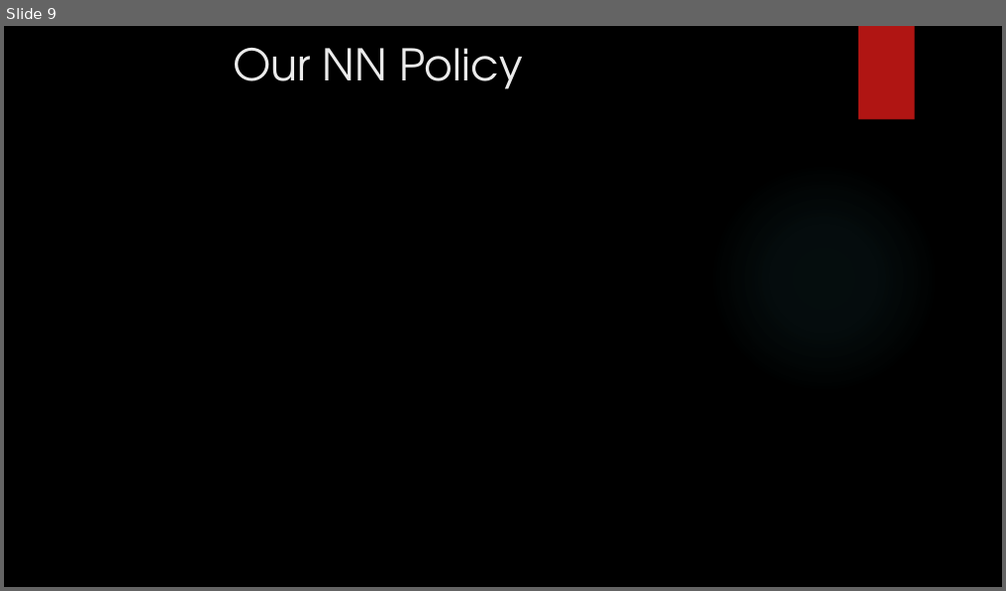
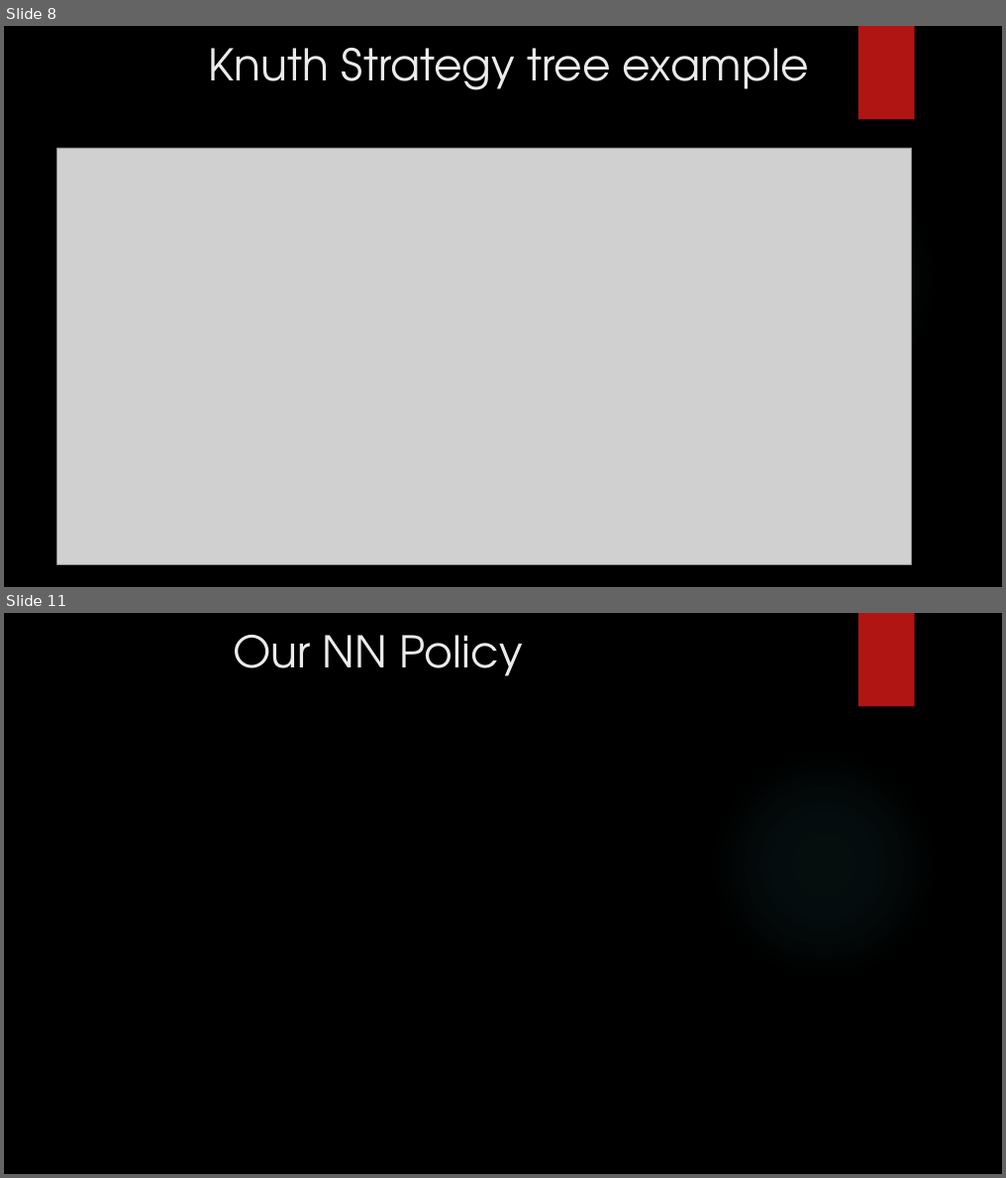
Before and after one commit to gilsh2/final_ai_project, a slide deck: ai_final_project_mastermind.pptx. Shown one above the other, each under a label of ours: slide 9 before the commit, slides 8 and 11 after it; the slides between them are not shown. The pictures are 1006x591 and 1006x1178 pixels, drawn with LibreOffice and Linux fonts; fonts in the diff are those of the drawing; grey boxes stand for pictures; background and template pictures are left out. Boxes give left, top, right and bottom in pixels: in the first picture for what was removed or moved away, otherwise in the second. Text is boxed around its words. In the diff, an @@ line names an element or a change of style, - is before the commit and + after.

```diff
--- a/ai_final_project_mastermind.pptx
+++ b/ai_final_project_mastermind.pptx
@@ slide 8 added at box(4, 26, 1002, 587), background picture (left out); not listed: 2 template elements that a slide beside it also shows @@
@@ text added at box(209, 48, 809, 90), 42 pt, text #EBEBEB @@
+Knuth Strategy tree example
@@ picture added at box(57, 148, 912, 565) @@
@@ what was slide 9 is now slide 11 @@
```
Also in this commit, not shown: 3 slides changed, 3 other slides added, 2 slides removed.
